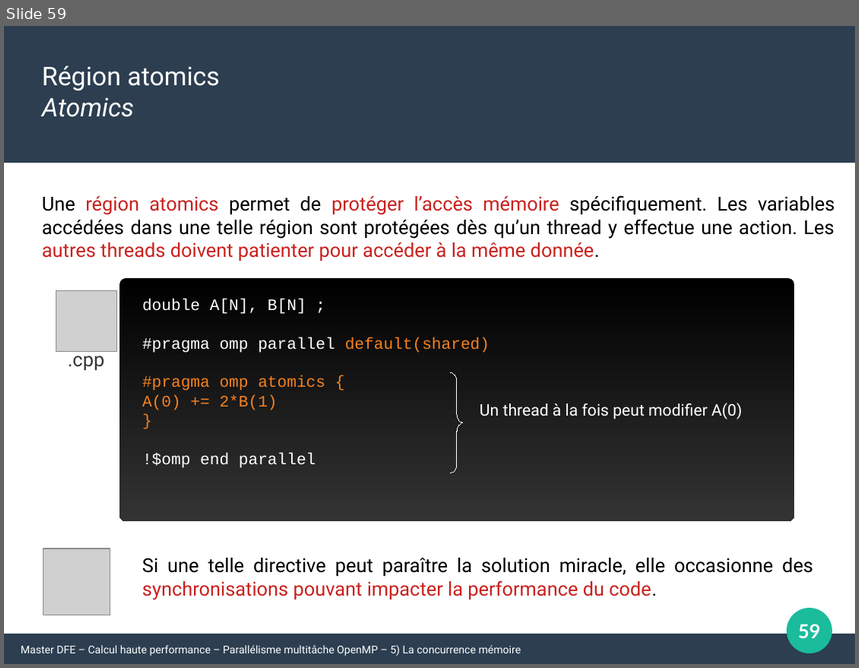
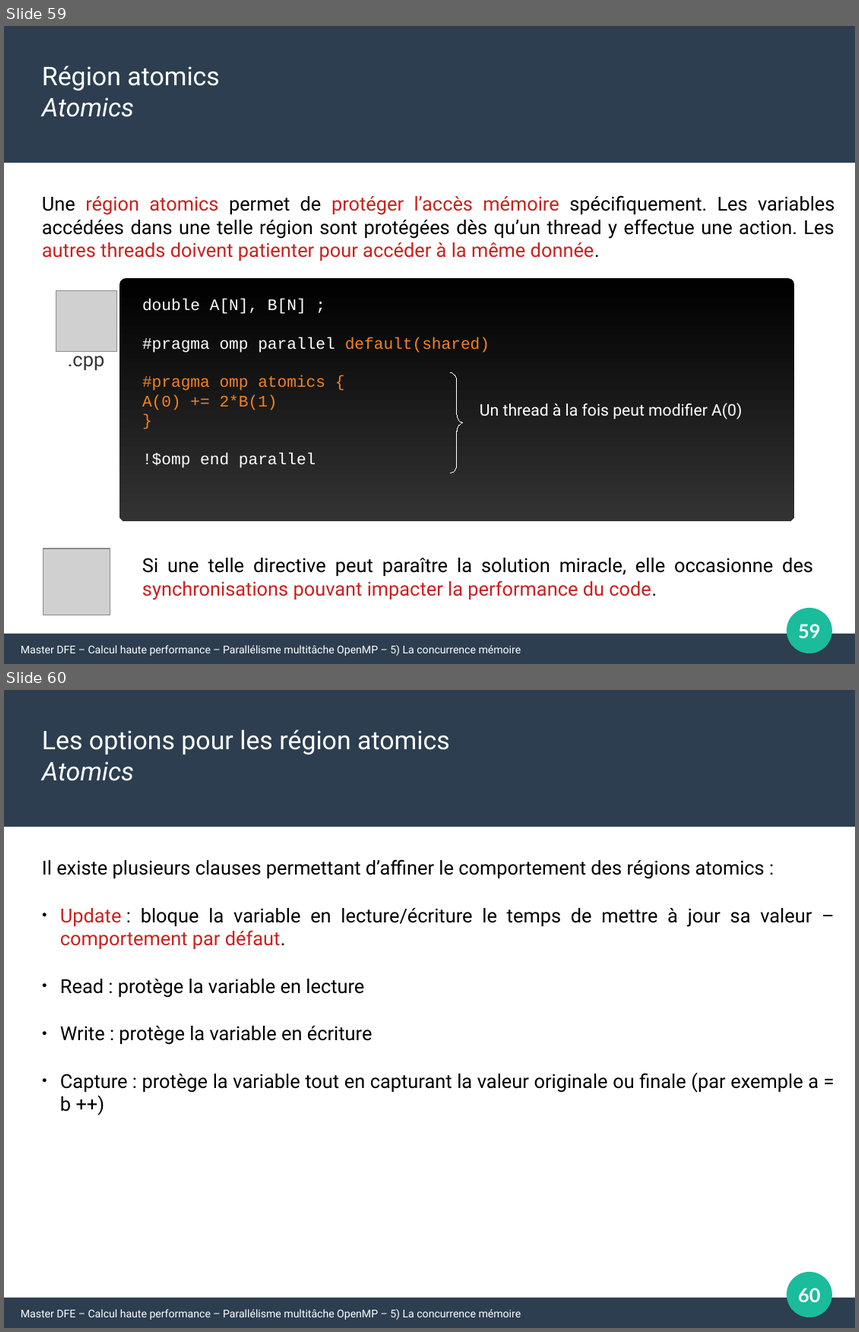
Before and after one commit to Maison-de-la-Simulation/HPC-DFE-Paris-Saclay, a slide deck: support/OpenMP.odp. Shown one above the other, each under a label of ours: slide 59 before the commit, slides 59 and 60 after it. The pictures are 859x668 and 859x1332 pixels, drawn with LibreOffice and Linux fonts; fonts in the diff are those of the drawing; grey boxes stand for pictures. Boxes give left, top, right and bottom in pixels: in the first picture for what was removed or moved away, otherwise in the second. Text is boxed around its words. In the diff, an @@ line names an element or a change of style, - is before the commit and + after.

Commit message:
Creation of a new exercise for OpenMP critical

```diff
--- a/support/OpenMP.odp
+++ b/support/OpenMP.odp
@@ slide 60 added at [4,690,855,1328], background #FFFFFF; not listed: 3 template elements that a slide beside it also shows @@
@@ text added at [42,730,450,781], 24 pt, text #FFFFFF @@
+Les options pour les région atomics
+Atomics
@@ text added at [42,859,819,1093], 18 pt, text #000000 @@
+Il existe plusieurs clauses permettant d’affiner le comportement des régions atomics :
+● Update : bloque la variable en lecture/écriture le temps de mettre à jour sa valeur – comportement par défaut.
+● Read : protège la variable en lecture
+● Write : protège la variable en écriture
+● Capture : protège la variable tout en capturant la valeur originale ou finale (par exemple a = b ++)
@@ page number added at [798,1288,820,1303], 18 pt, text #FFFFFF, bold @@
+60
@@ text added at [21,1309,522,1320], 10 pt, text #FFFFFF @@
+Master DFE – Calcul haute performance – Parallélisme multitâche OpenMP – 5) La concurrence mémoire
```
Also in this commit, not shown: 4 slides changed, 3 other slides added, 4 other files.
